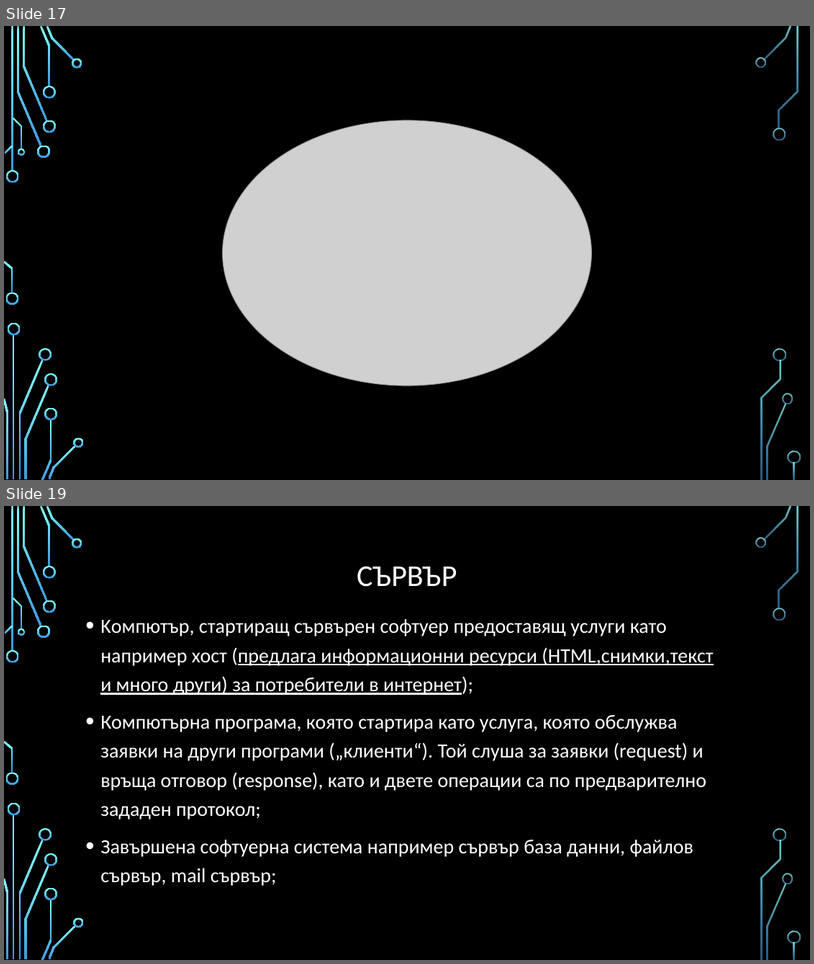
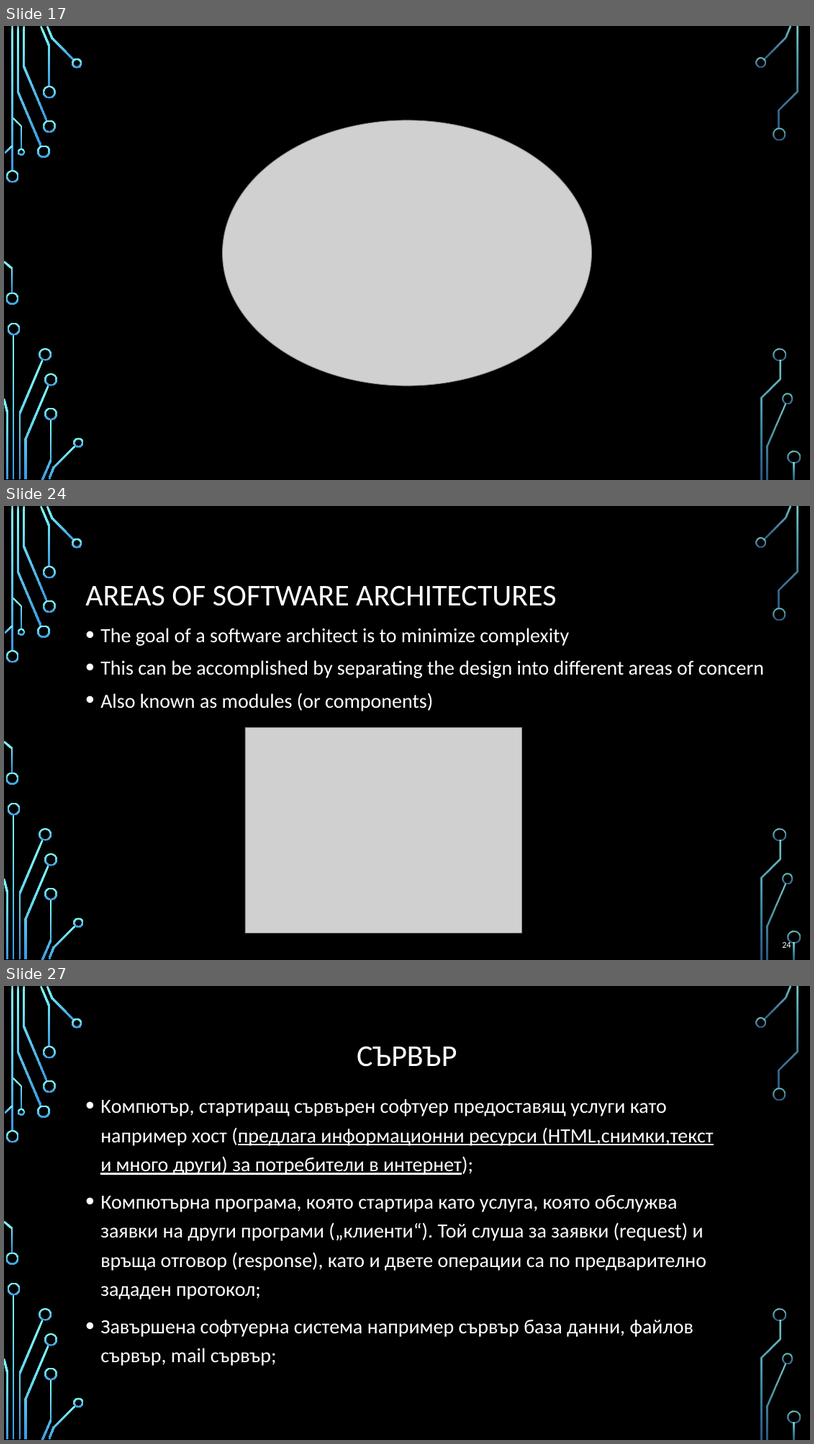
Before and after one commit to profjordanov/hybrid-app-development, a slide deck: 00. Lecture/basics_and_beyond.pptx. Shown one above the other, each under a label of ours: slides 17 and 19 before the commit, slides 17, 24 and 27 after it; the slides between them are not shown. The pictures are 814x964 and 814x1444 pixels, drawn with LibreOffice and Linux fonts; fonts in the diff are those of the drawing; grey boxes stand for pictures; background and template pictures are left out. Boxes give left, top, right and bottom in pixels: in the first picture for what was removed or moved away, otherwise in the second. Text is boxed around its words. In the diff, an @@ line names an element or a change of style, - is before the commit and + after.

```diff
--- a/00. Lecture/basics_and_beyond.pptx
+++ b/00. Lecture/basics_and_beyond.pptx
@@ slide 24 added at (4,506,810,960), background picture (left out); not listed: 36 template elements that a slide beside it also shows @@
@@ title added at (85,585,556,606), 36 pt, text #FFFFFF @@
+AREAS OF SOFTWARE ARCHITECTURES
@@ text added at (100,628,764,711), 24 pt, text #FFFFFF @@
+• The goal of a software architect is to minimize complexity
+• This can be accomplished by separating the design into different areas of concern
+• Also known as modules (or components)
@@ picture added at (245,728,522,932) @@
@@ page number added at (782,940,791,947), 10.5 pt, text #FFFFFF @@
+24
@@ what was slide 19 is now slide 27 @@
```
Also in this commit, not shown: 7 other slides added.
